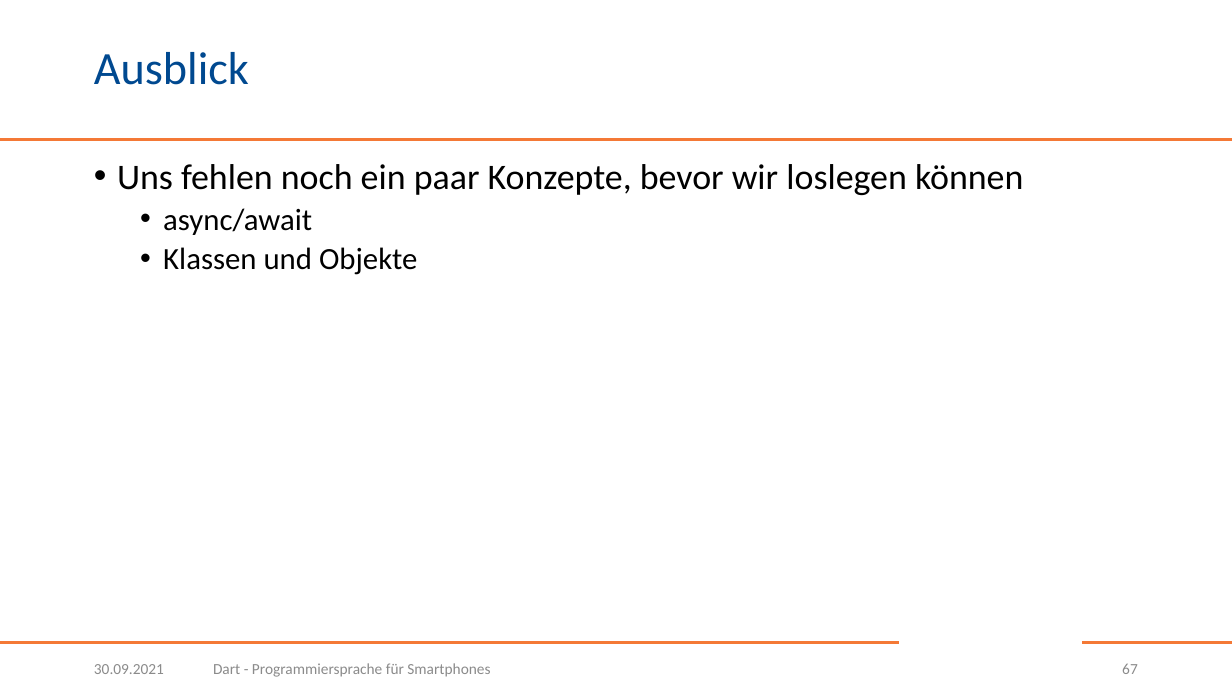
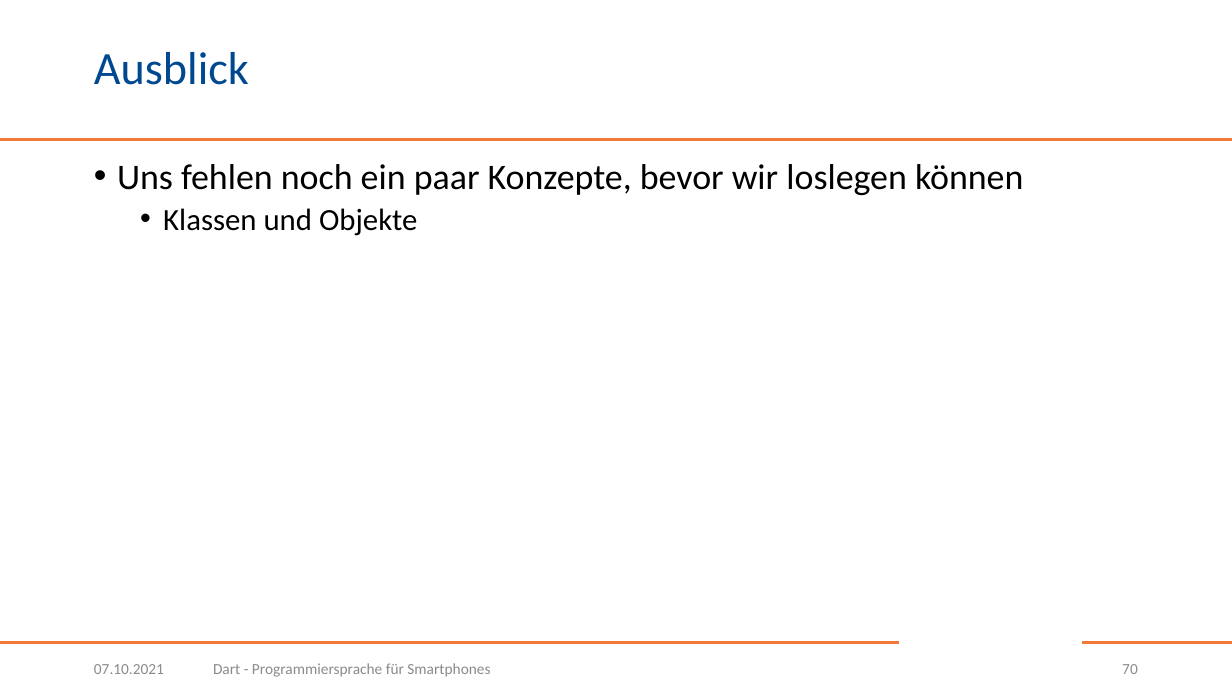
Before and after one commit to BogyMitutoyoCTL/Checklisten-App-2021, a slide deck: slide 70 of Dart.pptx (slide 67 before the commit). Drawn at 1232x693 pixels with LibreOffice and Linux fonts; fonts in the diff are those of the drawing; background and template pictures are left out. Boxes give left, top, right and bottom in pixels: in the first picture for what was removed or moved away, otherwise in the second. Text is boxed around its words. In the diff, an @@ line names an element or a change of style, - is before the commit and + after.

```diff
--- a/Dart.pptx
+++ b/Dart.pptx
@@ text at box(163, 208, 312, 235): paragraph removed @@
-  • async/await
@@ text at box(94, 664, 164, 674): text changed @@
-30.09.2021
+07.10.2021
@@ page number at box(1122, 664, 1138, 674): text changed @@
-67
+70
```
Also in this commit, not shown: 68 other slides changed, 4 slides added.
